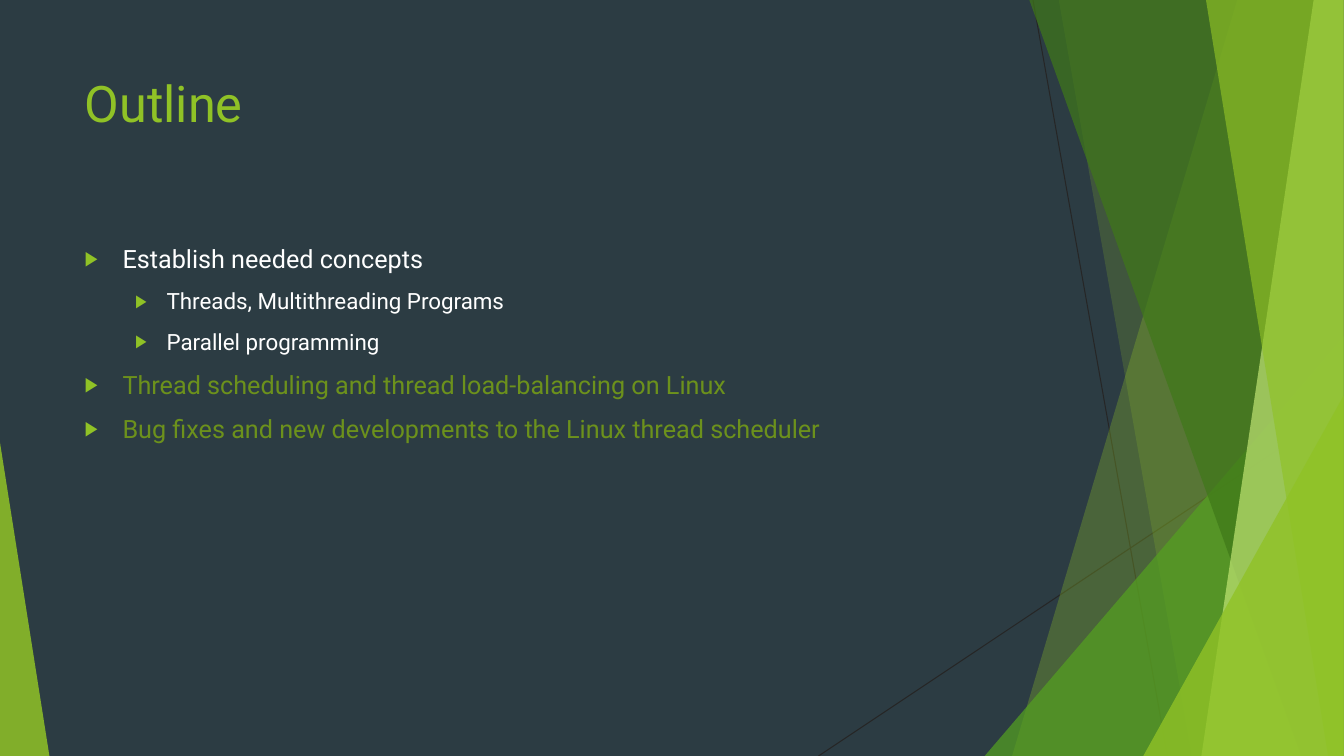
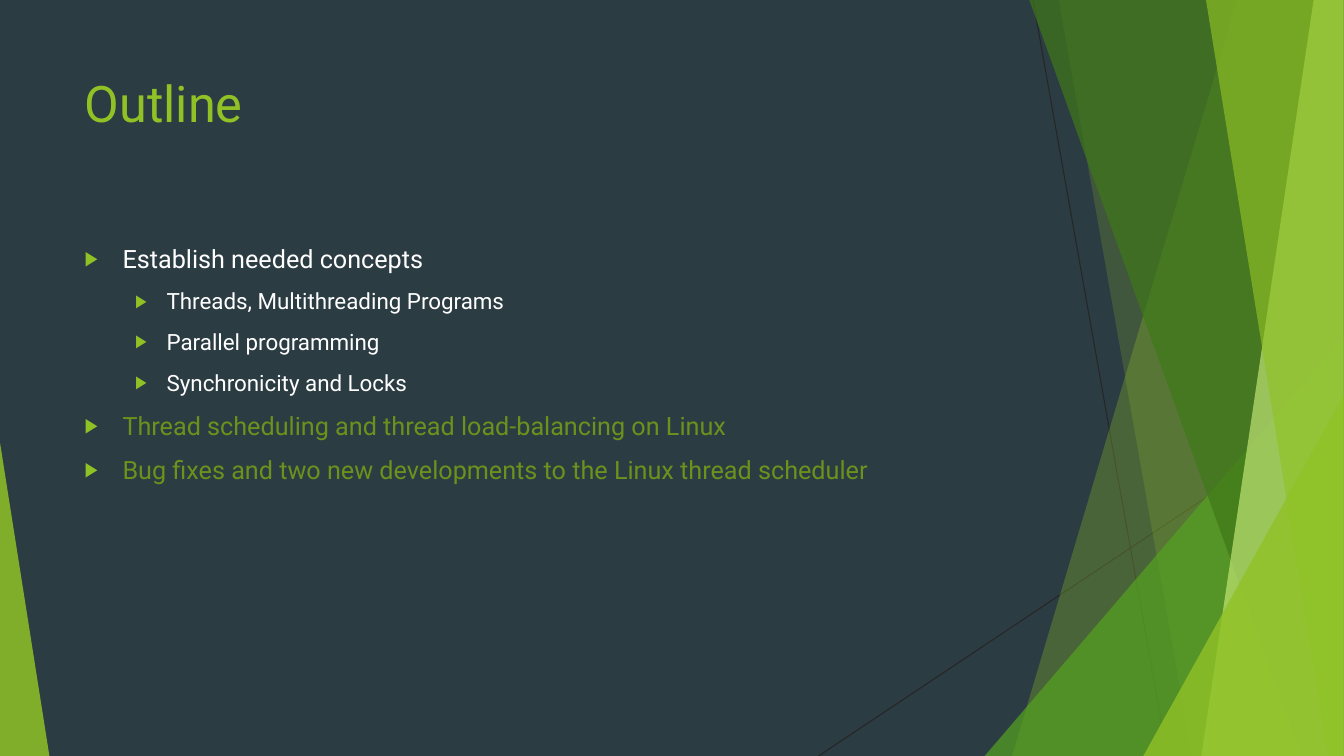
Before and after one commit to danfrz/Senior_seminar_templates, a slide deck: slide 6 of Talk/Thread Scheduler Efficiency Improvements.pptx (slide 5 before the commit). Drawn at 1344x756 pixels with LibreOffice and Linux fonts; fonts in the diff are those of the drawing. Boxes give left, top, right and bottom in pixels: in the first picture for what was removed or moved away, otherwise in the second. Text is boxed around its words. In the diff, an @@ line names an element or a change of style, - is before the commit and + after.

```diff
--- a/Talk/Thread Scheduler Efficiency Improvements.pptx
+++ b/Talk/Thread Scheduler Efficiency Improvements.pptx
@@ text at (167, 374, 407, 396): paragraph added @@
+  ▶ Synchronicity and Locks
@@ text at (123, 460, 867, 484): text changed @@
-▶ Bug fixes and new developments to the Linux thread scheduler
+▶ Bug fixes and two new developments to the Linux thread scheduler
```
Also in this commit, not shown: 5 other slides changed, 9 slides added, 1 other file.
